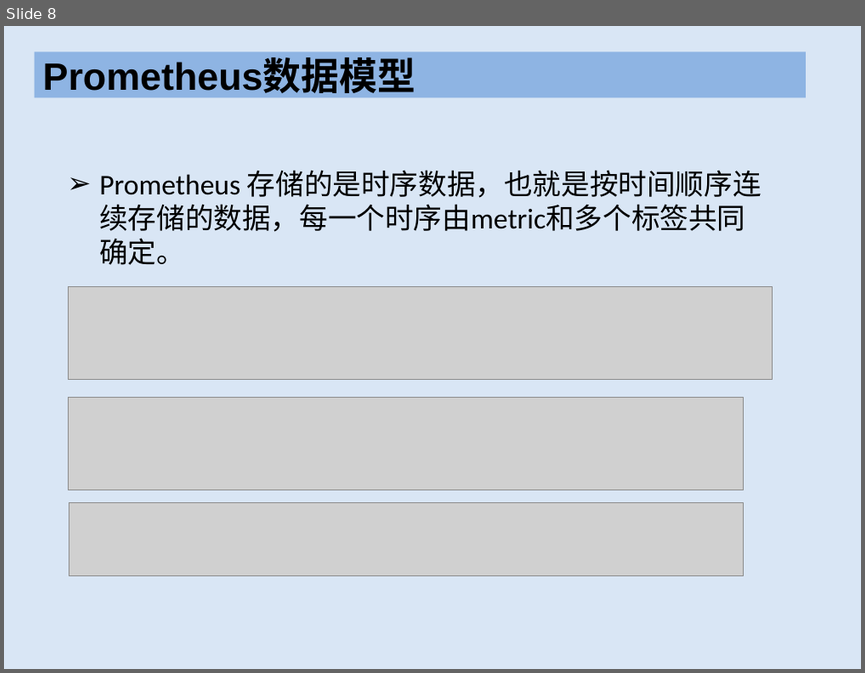
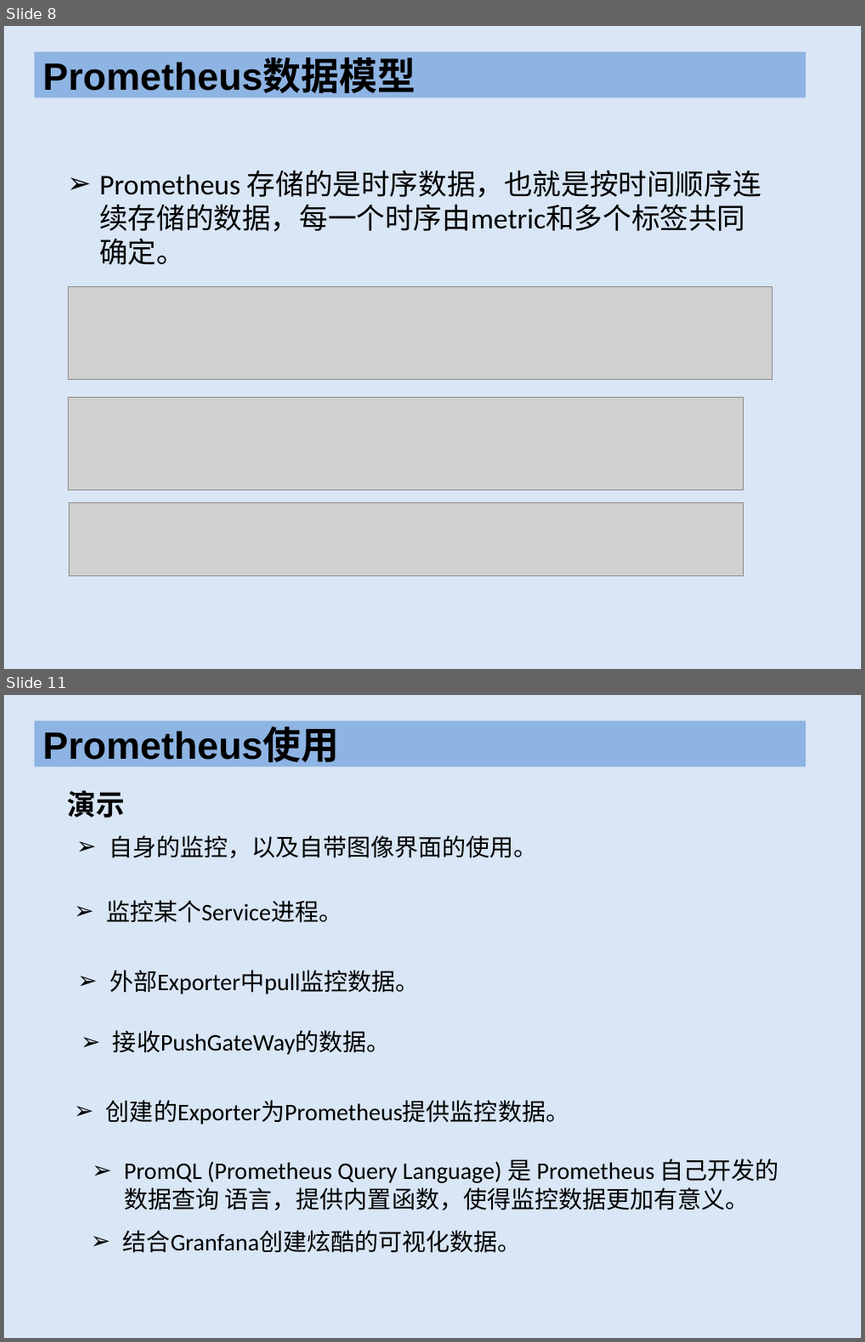
Before and after one commit to XianHuaEmma/test, a slide deck: Prometheus知识/Prometheus.pptx. Shown one above the other, each under a label of ours: slide 8 before the commit, slides 8 and 11 after it; the slides between them are not shown. The pictures are 865x673 and 865x1342 pixels, drawn with LibreOffice and Linux fonts; fonts in the diff are those of the drawing; grey boxes stand for pictures. Boxes give left, top, right and bottom in pixels: in the first picture for what was removed or moved away, otherwise in the second. Text is boxed around its words. In the diff, an @@ line names an element or a change of style, - is before the commit and + after.

Commit message:
添加Prometheus使用功能

```diff
--- a/Prometheus知识/Prometheus.pptx
+++ b/Prometheus知识/Prometheus.pptx
@@ slide 11 added at [4, 695, 861, 1338], background #C6D9F1 at 65% opacity @@
@@ rectangle added at [34, 721, 805, 767], fill #8EB4E3, 32 pt, text #000000, bold @@
+Prometheus使用
@@ text added at [67, 790, 124, 817], 24 pt, text #000000, bold @@
+演示
@@ text added at [109, 835, 538, 858], 20 pt, text #000000 @@
+➢ 自身的监控，以及自带图像界面的使用。
@@ text added at [106, 900, 342, 923], 20 pt, text #000000 @@
+➢ 监控某个Service进程。
@@ text added at [109, 970, 420, 994], 20 pt, text #000000 @@
+➢ 外部Exporter中pull监控数据。
@@ text added at [113, 1030, 391, 1055], 20 pt, text #000000 @@
+➢ 接收PushGateWay的数据。
@@ text added at [106, 1100, 569, 1124], 20 pt, text #000000 @@
+➢ 创建的Exporter为Prometheus提供监控数据。
@@ text added at [124, 1158, 779, 1210], 20 pt, text #000000 @@
+➢ PromQL (Prometheus Query Language) 是 Prometheus 自己开发的数据查询 语言，提供内置函数，使得监控数据更加有意义。
@@ text added at [123, 1230, 522, 1253], 20 pt, text #000000 @@
+➢ 结合Granfana创建炫酷的可视化数据。
```
Also in this commit, not shown: 4 slides changed, 1 other slide added, 1 other file.
